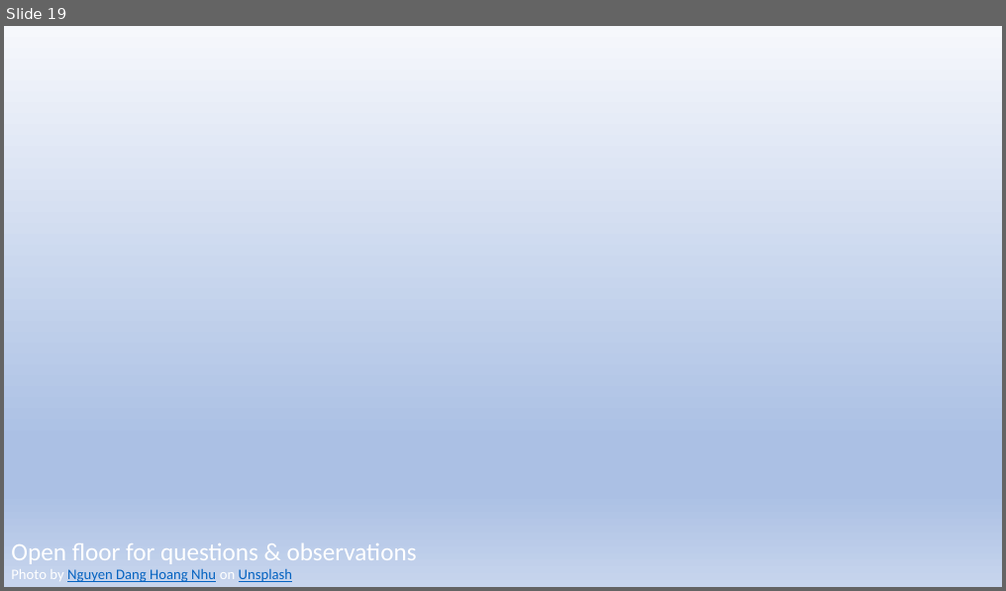
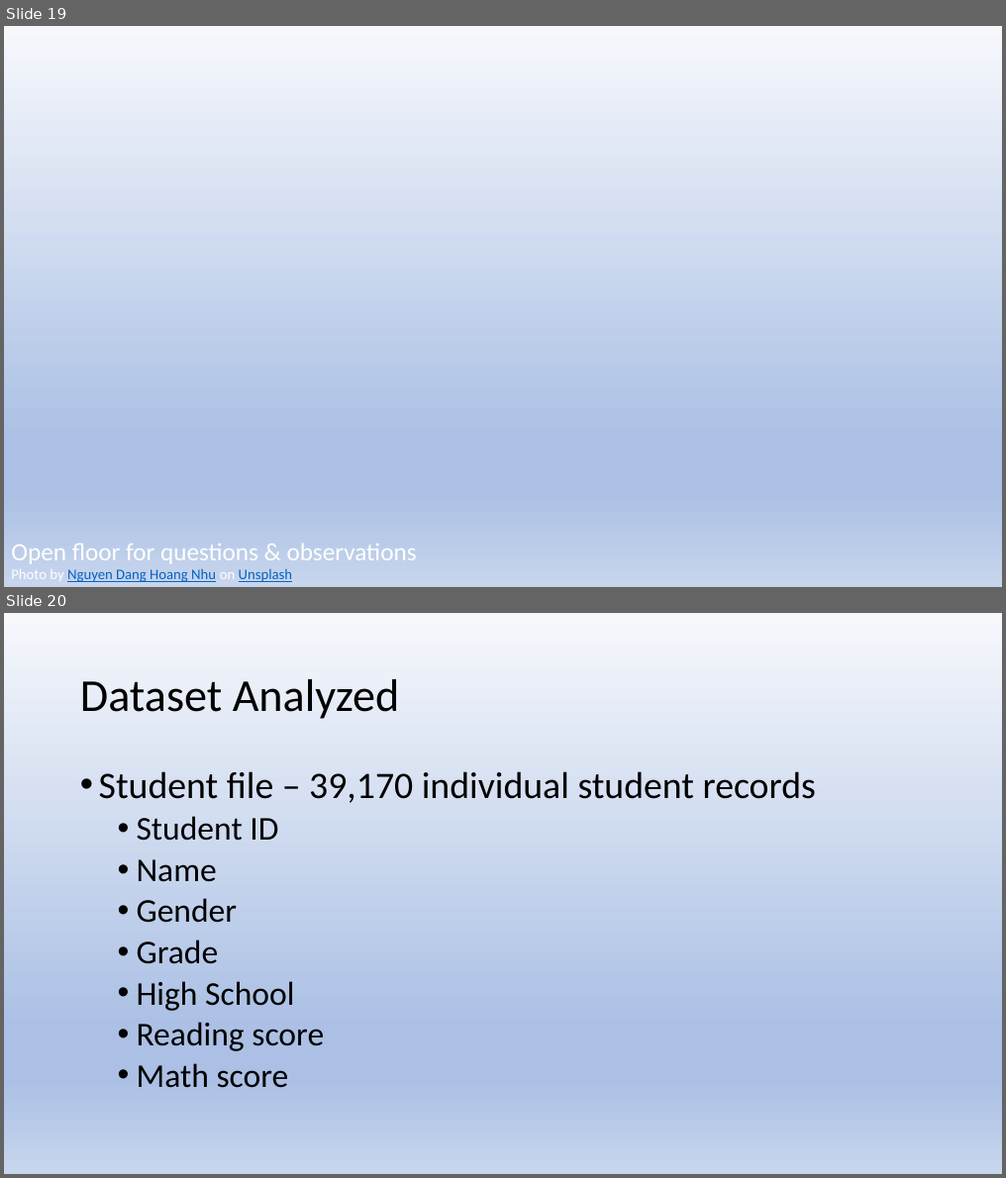
Before and after one commit to js816/tableau_school_district_analysis, a slide deck: School District Analysis.pptx. Shown one above the other, each under a label of ours: slide 19 before the commit, slides 19 and 20 after it. The pictures are 1006x591 and 1006x1178 pixels, drawn with LibreOffice and Linux fonts; fonts in the diff are those of the drawing; background and template pictures are left out. Boxes give left, top, right and bottom in pixels: in the first picture for what was removed or moved away, otherwise in the second. Text is boxed around its words. In the diff, an @@ line names an element or a change of style, - is before the commit and + after.

Commit message:
Adding updated presentation file

```diff
--- a/School District Analysis.pptx
+++ b/School District Analysis.pptx
@@ slide 20 added at <box>4,613,1002,1174</box>, background gradient #F6F8FC to #ABC0E4 to #C7D5ED @@
@@ title added at <box>80,679,400,719</box>, 44 pt, text #000000 @@
+Dataset Analyzed
@@ text added at <box>99,771,816,1088</box>, 32 pt, text #000000 @@
+• Student file – 39,170 individual student records
+  • Student ID
+  • Name
+  • Gender
+  • Grade
+  • High School
+  • Reading score
+  • Math score
```
Also in this commit, not shown: 2 other slides added.
